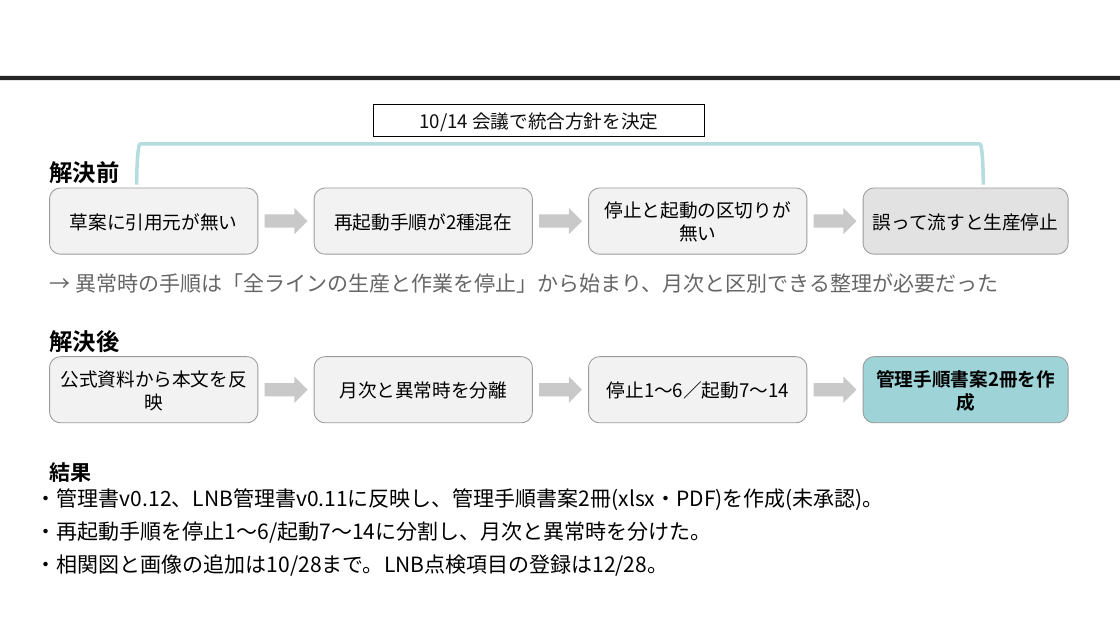
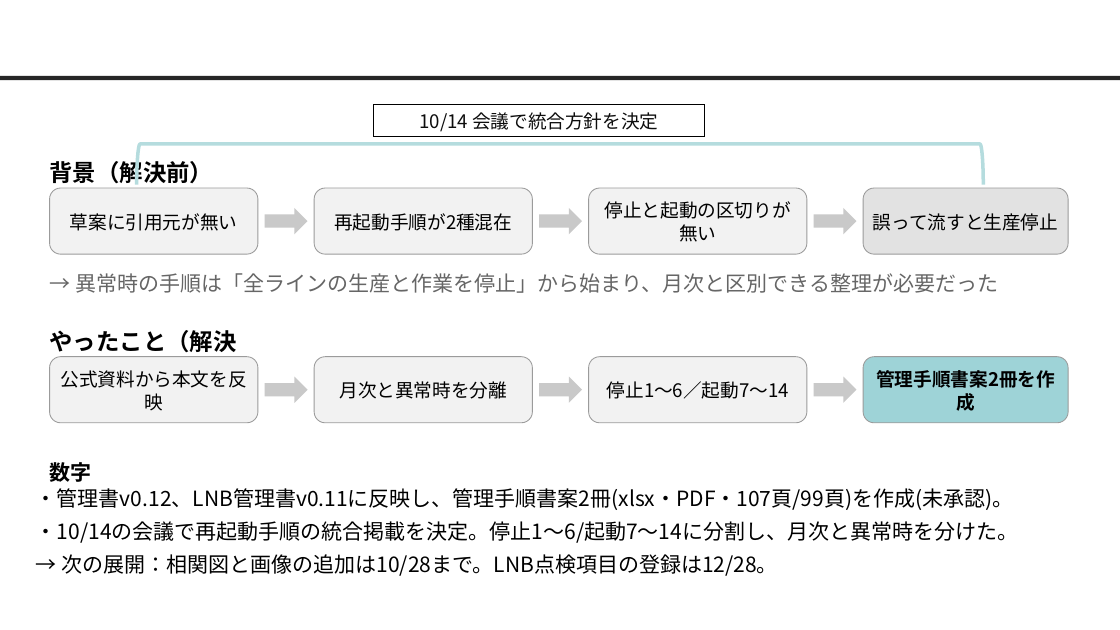
Before and after one commit to nk-shino/work_vault, a slide deck: slide 4 of workvault-sync/10_業務全般/業務報告/10月業務報告(篠原).pptx. Drawn at 1120x630 pixels with LibreOffice and Linux fonts; fonts in the diff are those of the drawing; background and template pictures are left out. Boxes give left, top, right and bottom in pixels: in the first picture for what was removed or moved away, otherwise in the second. Text is boxed around its words. In the diff, an @@ line names an element or a change of style, - is before the commit and + after.

```diff
--- a/workvault-sync/10_業務全般/業務報告/10月業務報告(篠原).pptx
+++ b/workvault-sync/10_業務全般/業務報告/10月業務報告(篠原).pptx
@@ text at (50, 158, 214, 185): text changed @@
-解決前
+背景（解決前）
@@ text at (50, 330, 237, 388): text changed @@
-解決後
+やったこと（解決後）
@@ text at (50, 462, 92, 482): text changed @@
-結果
+数字
@@ text at (36, 488, 1018, 576): text changed @@
-・管理書v0.12、LNB管理書v0.11に反映し、管理手順書案2冊(xlsx・PDF)を作成(未承認)。
-・再起動手順を停止1〜6/起動7〜14に分割し、月次と異常時を分けた。
-・相関図と画像の追加は10/28まで。LNB点検項目の登録は12/28。
+・管理書v0.12、LNB管理書v0.11に反映し、管理手順書案2冊(xlsx・PDF・107頁/99頁)を作成(未承認)。
+・10/14の会議で再起動手順の統合掲載を決定。停止1〜6/起動7〜14に分割し、月次と異常時を分けた。
+→ 次の展開：相関図と画像の追加は10/28まで。LNB点検項目の登録は12/28。
```
Also in this commit, not shown: 4 other slides changed, 34 other files.
